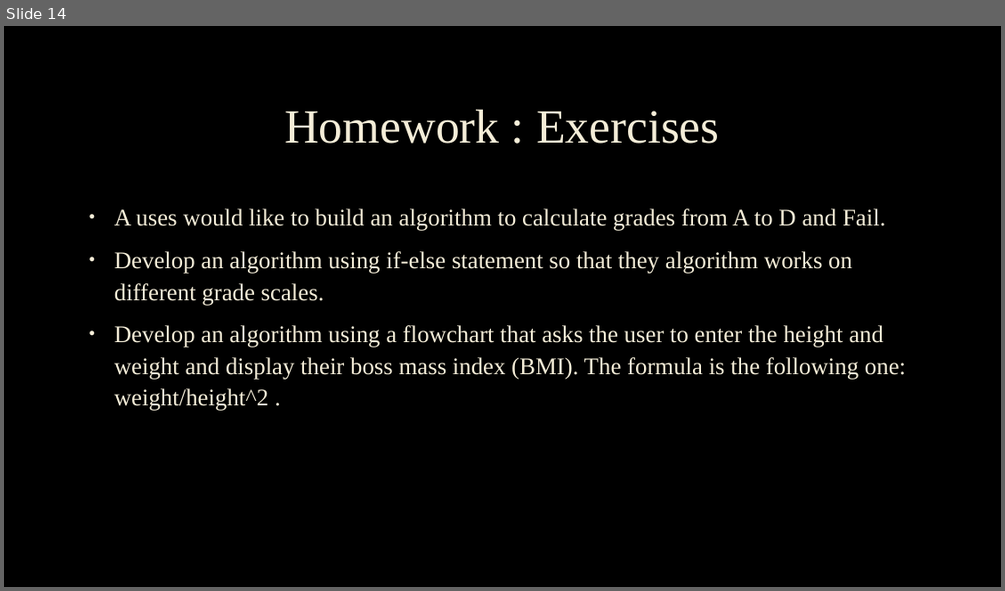
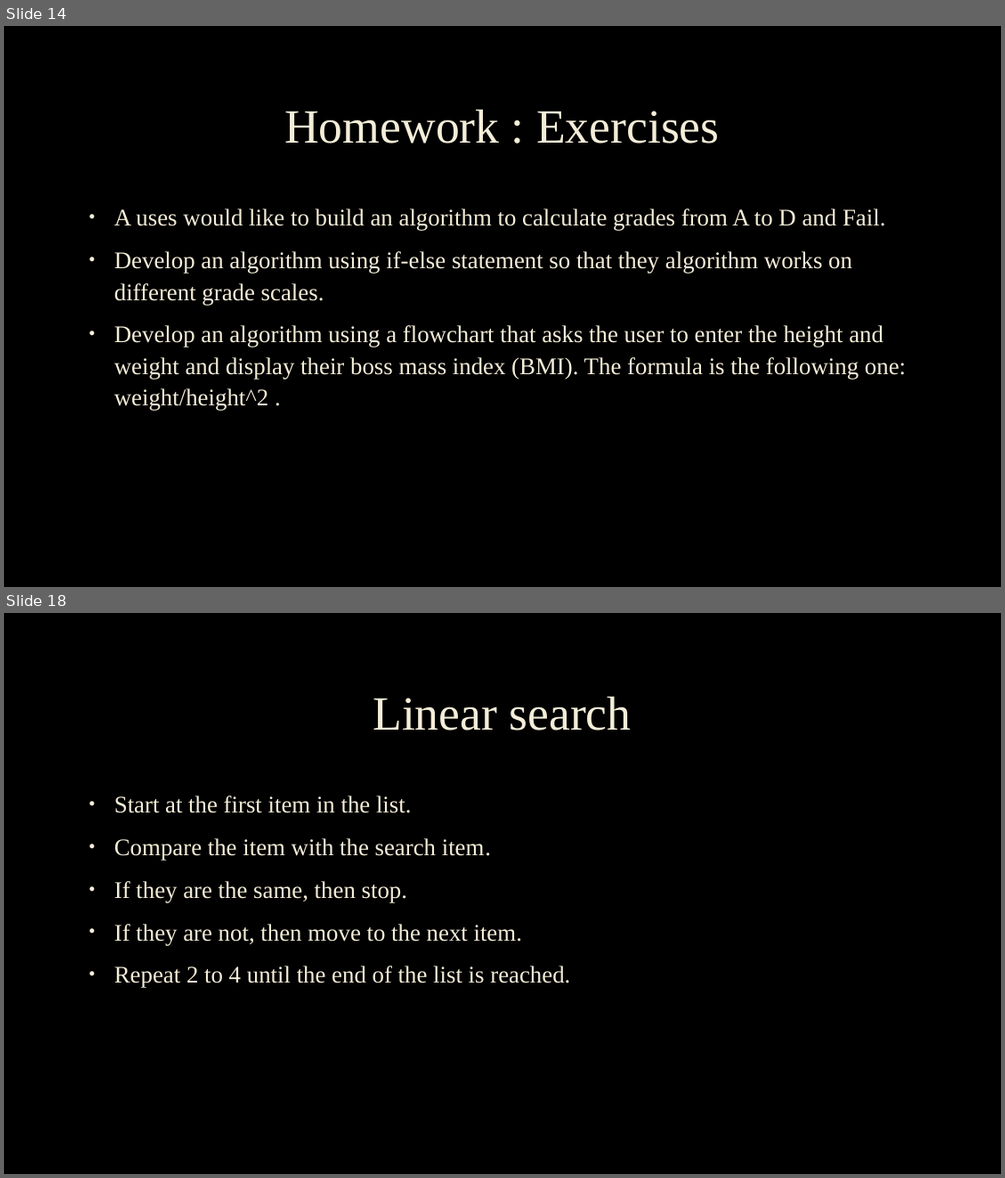
Before and after one commit to chrisasim/GCSEComputerScience-9-1-, a slide deck: Computer Science GCSE(9-1) (2).pptx. Shown one above the other, each under a label of ours: slide 14 before the commit, slides 14 and 18 after it; the slides between them are not shown. The pictures are 1005x591 and 1005x1178 pixels, drawn with LibreOffice and Linux fonts; fonts in the diff are those of the drawing; background and template pictures are left out. Boxes give left, top, right and bottom in pixels: in the first picture for what was removed or moved away, otherwise in the second. Text is boxed around its words. In the diff, an @@ line names an element or a change of style, - is before the commit and + after.

Commit message:
GCSE 9-1 Computer Science course
GCSE 9-1 Computer Science Unit 1.
Contact me so that we get started tutoring.

```diff
--- a/Computer Science GCSE(9-1) (2).pptx
+++ b/Computer Science GCSE(9-1) (2).pptx
@@ slide 18 added at [4, 613, 1001, 1174], background picture (left out) @@
@@ title added at [372, 696, 631, 730], 46 pt, text #F4EDD8 @@
+Linear search
@@ text added at [114, 795, 570, 988], 23 pt, text #F4EDD8 @@
+• Start at the first item in the list.
+• Compare the item with the search item.
+• If they are the same, then stop.
+• If they are not, then move to the next item.
+• Repeat 2 to 4 until the end of the list is reached.
```
Also in this commit, not shown: 1 slide changed, 5 other slides added.
